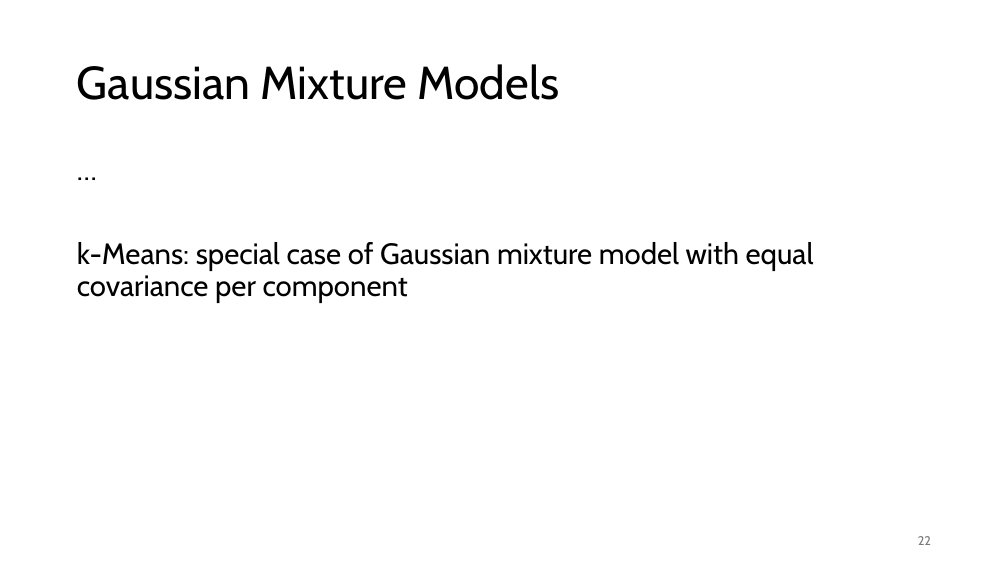
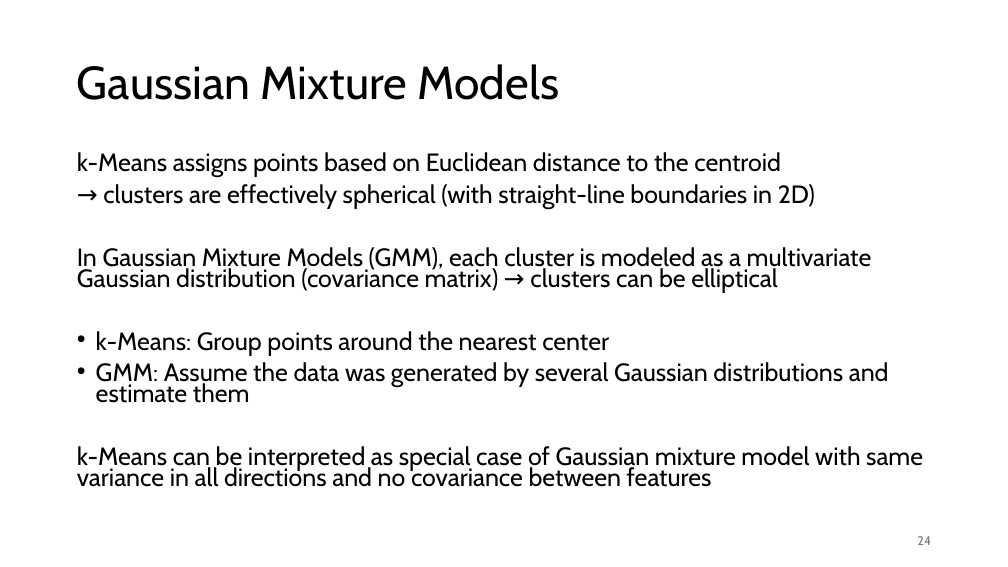
Before and after one commit to FelixWick/data_science, a slide deck: slide 24 of slides/2_clustering.pptx (slide 22 before the commit). Drawn at 1008x567 pixels with LibreOffice and Linux fonts; fonts in the diff are those of the drawing. Boxes give left, top, right and bottom in pixels: in the first picture for what was removed or moved away, otherwise in the second. Text is boxed around its words. In the diff, an @@ line names an element or a change of style, - is before the commit and + after.

```diff
--- a/slides/2_clustering.pptx
+++ b/slides/2_clustering.pptx
@@ text at [77,152,923,487]: text changed; size 28 to 23.8 pt @@
-…
-k-Means: special case of Gaussian mixture model with equal covariance per component
+k-Means assigns points based on Euclidean distance to the centroid
+→ clusters are effectively spherical (with straight-line boundaries in 2D)
+In Gaussian Mixture Models (GMM), each cluster is modeled as a multivariate Gaussian distribution (covariance matrix) → clusters can be elliptical
+• k-Means: Group points around the nearest center
+• GMM: Assume the data was generated by several Gaussian distributions and estimate them
+k-Means can be interpreted as special case of Gaussian mixture model with same variance in all directions and no covariance between features
@@ page number at [917,536,931,545]: text changed @@
-22
+24
```
Also in this commit, not shown: 3 other slides changed, 2 slides added, 1 other file.
